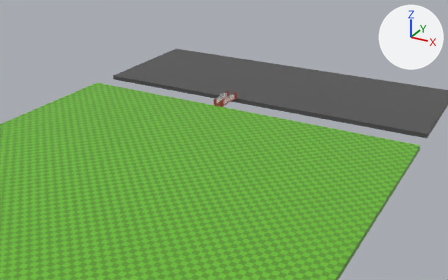
A saved change to the FBX model Assets/BATUHAN/Models/GameArea.fbx.
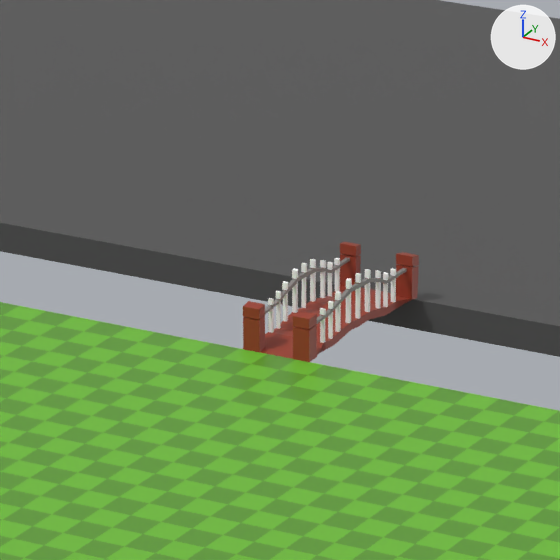
There are two pictures of each version: one from a 50 mm lens placed at (58.0, -25.3, 50.5), pointed at (-5.1, 89.6, -6.9), one close up on the part from 40% to 57% of the width and 21% to 48% of the height. The axes (+X, +Y, +Z) are drawn at upper right. The lights are the same throughout. Where no turn or scale is listed for an object, it has been applied to the vertices. Vertices at the same position are counted once.

Objects in the first close-up: 'GelisimAlani', 'Köprü', 'Tarla'.
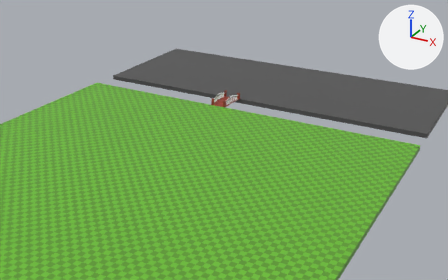
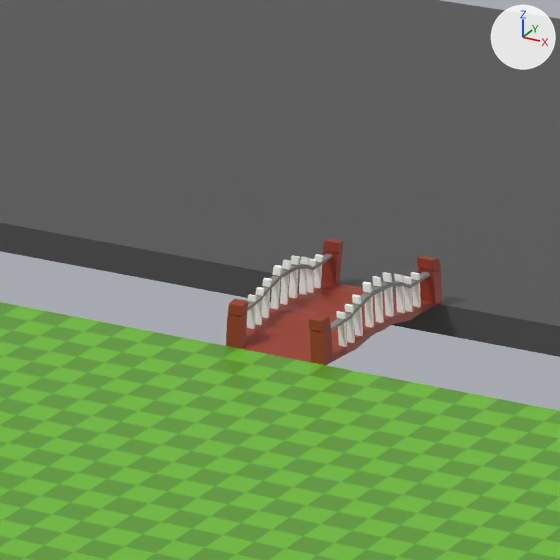
Changed parts and their boxes (x1, y1, x2, y2) in the close-ups (560 x 560 px):
'Köprü', reshaped (23% wider): before (243, 242, 419, 362); after (226, 239, 442, 365)

The change, as a list of edits to the scene's bpy script:
```text
Change me_mesh:
    used by ob_köprü; location = (-6.72, 93.23, 1.84)
    remove me_mesh.from_pydata(...)  # 773 vertices, 797 faces; spans x -1.24..1.4, y -3.36..3.14, z -0.94..0.9
    add me_mesh.from_pydata(...)  # 773 vertices, 797 faces; spans x -1.94..2.22, y -3.36..3.14, z -0.94..0.9
    me_mesh part 1: 766 of 773 vertices moved; they spanned x -1.24..1.4, y -3.36..3.14, z -0.94..0.9 and now span x -1.94..2.22, y -3.36..3.14, z -0.94..0.9; mean shift (0.03, 0.0, 0.0); largest move (1.19, 3.11, -0.9) -> (2.12, 3.11, -0.9)
```
